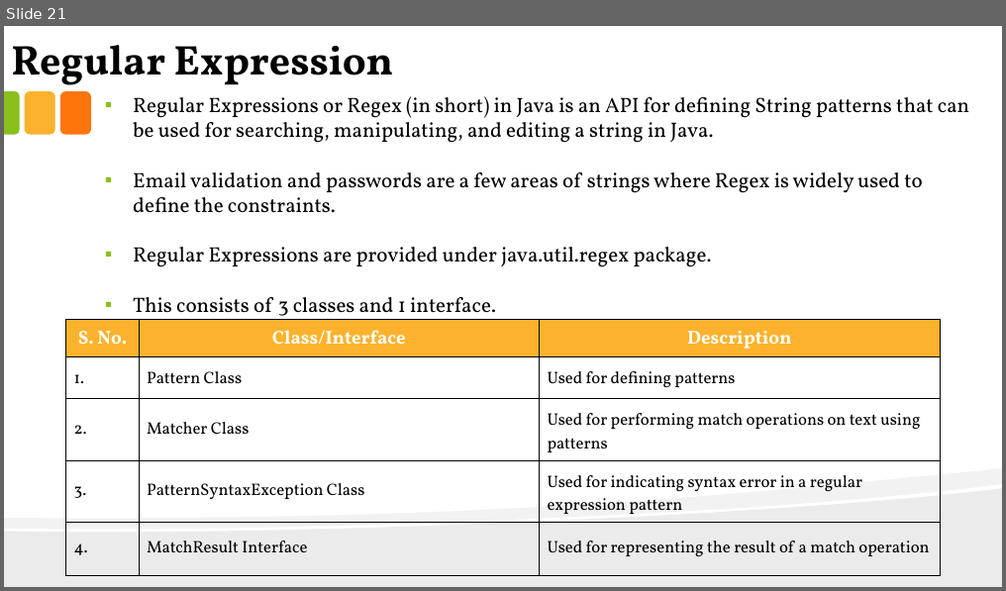
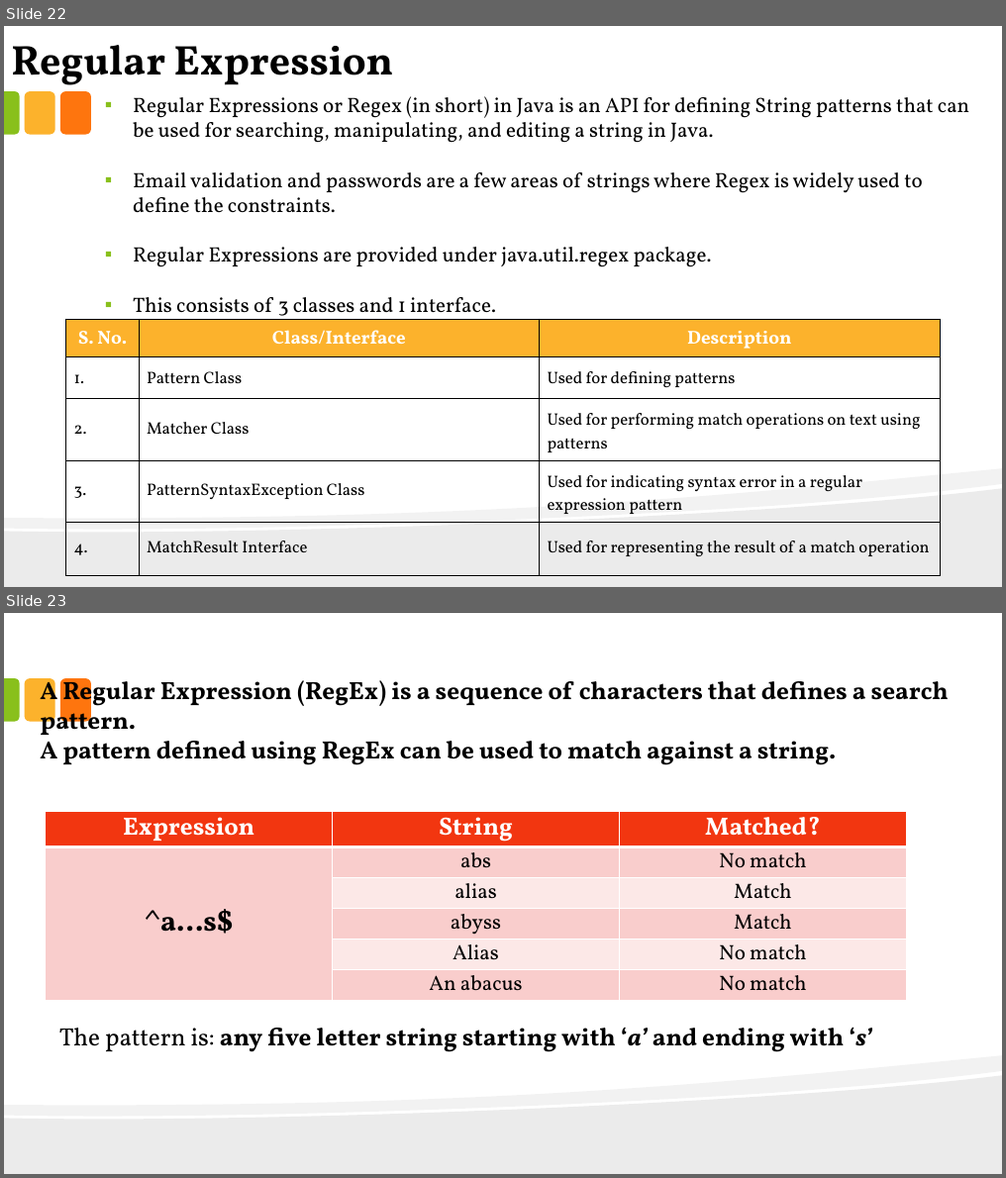
Before and after one commit to anirudhagaikwad/Java_Programming, a slide deck: Java_PPT/#7_String.pptx. Shown one above the other, each under a label of ours: slide 21 before the commit, slides 22 and 23 after it. The pictures are 1006x591 and 1006x1178 pixels, drawn with LibreOffice and Linux fonts; fonts in the diff are those of the drawing. Boxes give left, top, right and bottom in pixels: in the first picture for what was removed or moved away, otherwise in the second. Text is boxed around its words. In the diff, an @@ line names an element or a change of style, - is before the commit and + after.

Commit message:
String Program Update

```diff
--- a/Java_PPT/#7_String.pptx
+++ b/Java_PPT/#7_String.pptx
@@ slide 23 added at [4,613,1002,1174], background #FFFFFF; not listed: 5 template elements that a slide beside it also shows @@
@@ text added at [40,675,948,765], 24 pt, text #000000, bold @@
+A Regular Expression (RegEx) is a sequence of characters that defines a search pattern.
+A pattern defined using RegEx can be used to match against a string.
@@ table added at [46,811,905,995], 6 rows, 3 columns @@
+Expression | String | Matched?
+^a...s$ | abs | No match
+ | alias | Match
+ | abyss | Match
+ | Alias | No match
+ | An abacus | No match
@@ text added at [59,1027,871,1053], 24 pt, text #000000, bold @@
+The pattern is: any five letter string starting with ‘a’ and ending with ‘s’
@@ what was slide 21 is now slide 22 @@
```
Also in this commit, not shown: 5 slides changed, 15 other slides added, 5 slides removed, 2 other files.
